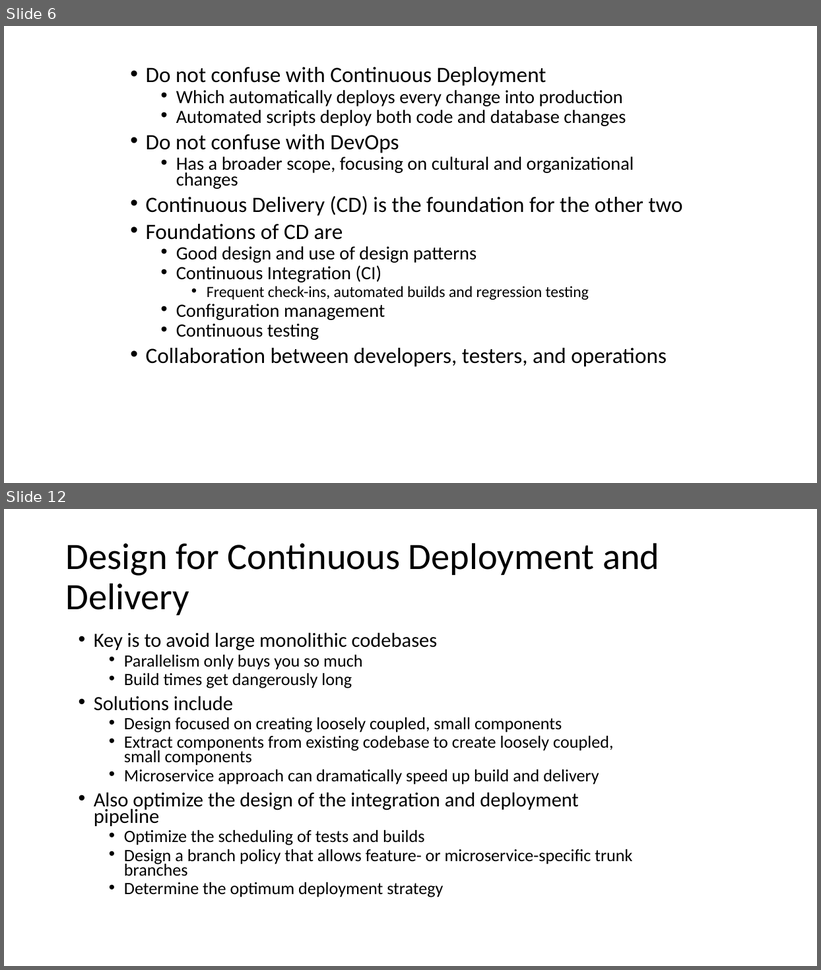
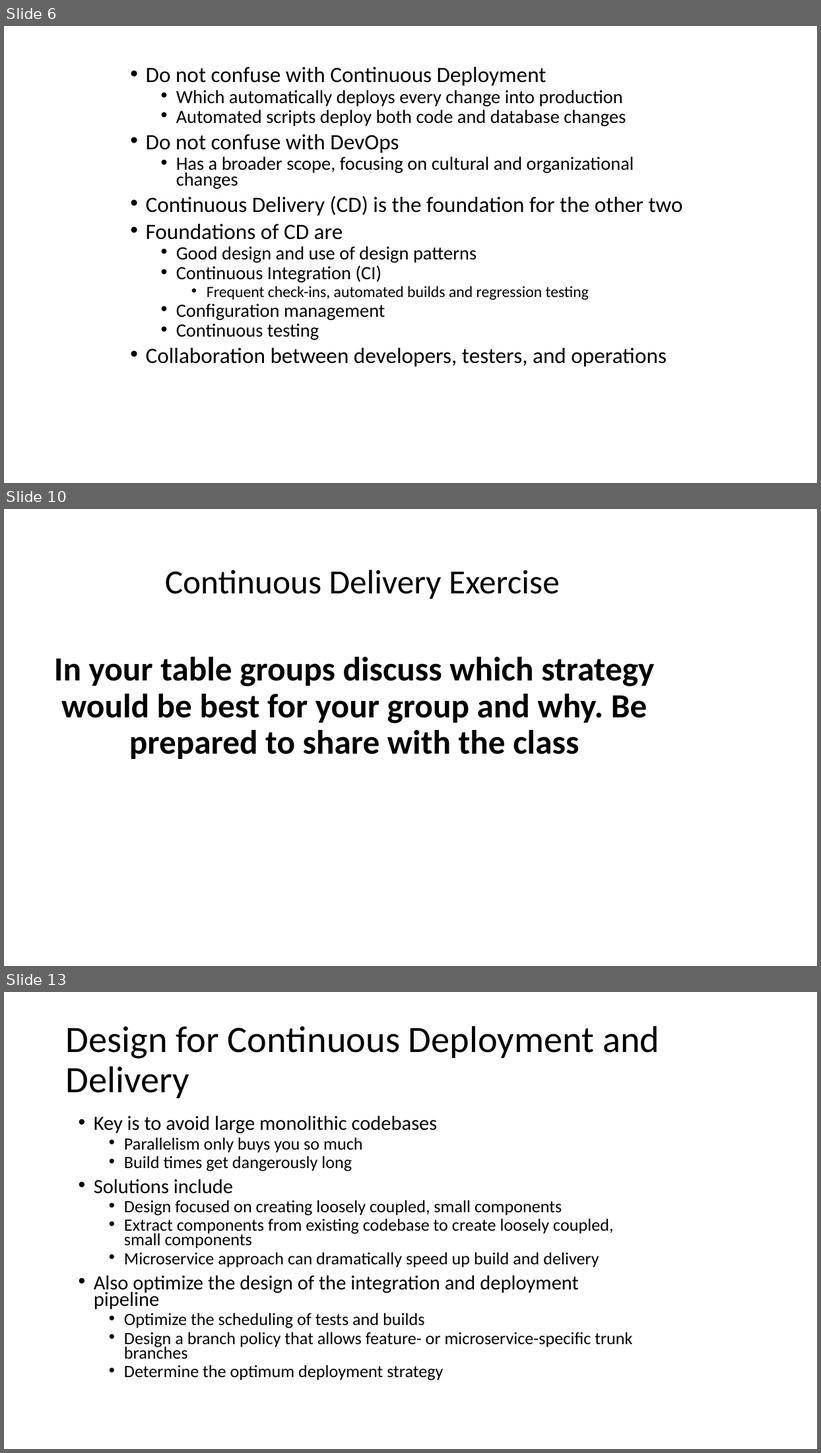
Before and after one commit to Tim-AEQ/devops, a slide deck: CD Patterns.pptx. Shown one above the other, each under a label of ours: slides 6 and 12 before the commit, slides 6, 10 and 13 after it; the slides between them are not shown. The pictures are 821x970 and 821x1453 pixels, drawn with LibreOffice and Linux fonts; fonts in the diff are those of the drawing. Boxes give left, top, right and bottom in pixels: in the first picture for what was removed or moved away, otherwise in the second. Text is boxed around its words. In the diff, an @@ line names an element or a change of style, - is before the commit and + after.

```diff
--- a/CD Patterns.pptx
+++ b/CD Patterns.pptx
@@ slide 10 added at (x1=4, y1=509, x2=817, y2=966), background #FFFFFF @@
@@ text added at (x1=165, y1=570, x2=560, y2=599), 40 pt, text #000000 @@
+Continuous Delivery Exercise
@@ text added at (x1=54, y1=657, x2=654, y2=759), 40 pt, text #000000, bold @@
+In your table groups discuss which strategy would be best for your group and why. Be prepared to share with the class
@@ what was slide 12 is now slide 13 @@
```
Also in this commit, not shown: 5 slides changed, 1 other slide added, 1 other file.
